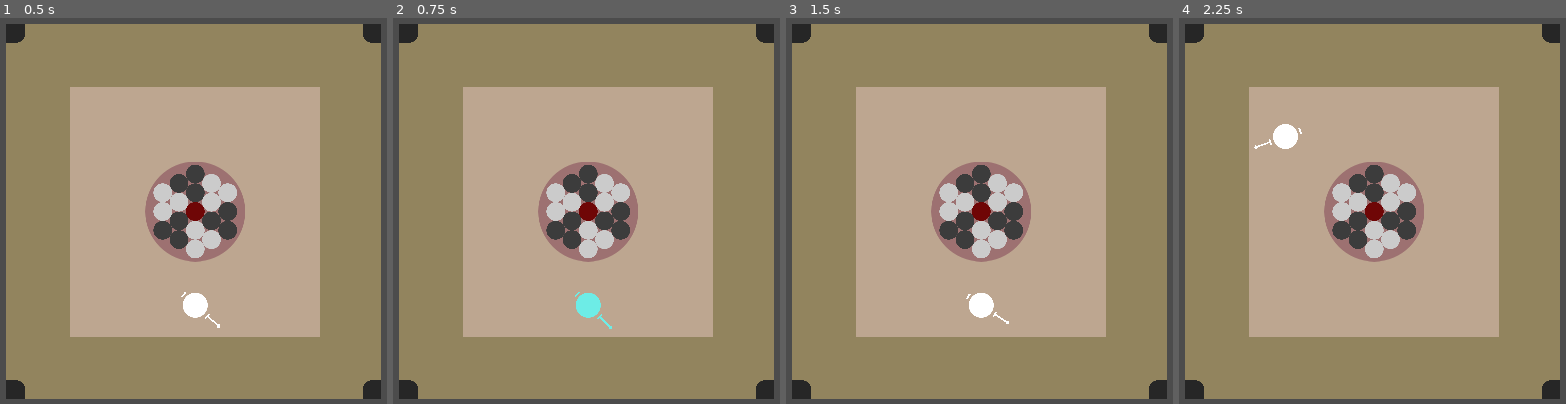
Above: before the commit, frames 1-4 (left to right).
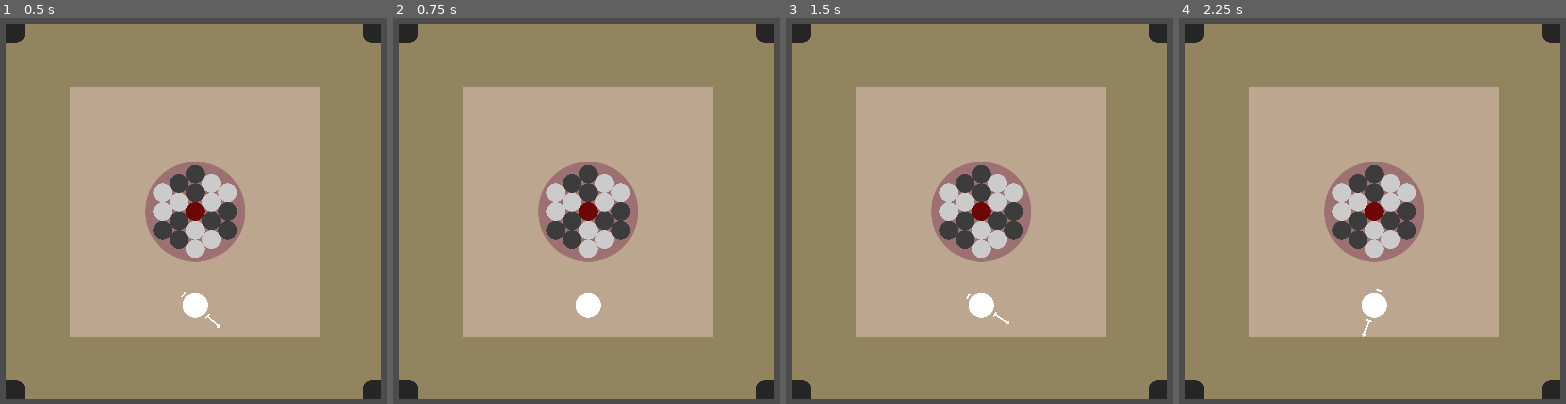
Above: after the commit, the same moments.

Repository: Ajver/Carrom
Game: Godot game, scene res://Scenes/Main/Main.tscn
Two runs of this game, one before a commit and one after it. Both use one fixed random seed, a clock stepped at 60 frames per second and the inputs below.
Inputs (mouse positions are in pixels of both pictures, inside the frame that each line leads up to):
- Up to frame 1 (0.5 s): no input
- Up to frame 2 (0.75 s): tap Enter at 0.5 s; move the mouse to (586, 303) at 0.52 s; click (586, 303) at 0.6 s
- Up to frame 3 (1.5 s): tap Space at 1.25 s; move the mouse to (820, 199) at 1.27 s; hold S from 1.28 s (still down); click (820, 199) at 1.35 s
- Up to frame 4 (2.25 s): tap Enter at 2 s; move the mouse to (1453, 75) at 2.02 s; release S at 2.03 s; hold Q from 2.03 s (still down)

Frame 1 is identical in both runs. In frame 2, 0.4% of the frame differs, in the area x 47-57%, y 70-81%; in frame 3, nothing differs; in frame 4, 0.7%, in the area x 19-54%, y 27-83%.

Commit message:
not allowing playing in wrong area

Diff:
--- a/Scenes/Disks/MainDisk.gd
+++ b/Scenes/Disks/MainDisk.gd
@@ -7,12 +7,10 @@
 onready var area = $Area2D
 onready var pointer = $Pointer
 
-var previous_position : Vector2
-
-var COLORS = [
-	Color8(110, 237, 231),
-	Color8(110, 237, 182)
-]
+var COLORS = {
+	"valid_area": Color8(255, 255, 255),
+	"wrong_area": Color8(207, 19, 19)
+}
 
 func _input(event) -> void:
 	if mode == MODE_RIGID:
@@ -23,27 +21,24 @@
 
 	if is_holded:
 		if event is InputEventMouseMotion:
-			area.global_position = event.position
+			global_position = event.position
 		elif Input.is_action_just_released("grab"):
 			is_holded = false
-			modulate = COLORS[0]
-			area.position = Vector2.ZERO
 	elif is_mouse_in:
 		if Input.is_action_just_pressed("grab"):
 			is_holded = true
 
 func _physics_process(delta) -> void:
-	previous_position = global_position
-
 	var areas = area.get_overlapping_areas()
 	if areas.size() == 0:
 		on_right_area = true
-		if mode == MODE_KINEMATIC and not is_holded:
-			pointer.show()
+		modulate = COLORS["valid_area"]
+		#if mode == MODE_KINEMATIC and not is_holded:
+		#	pointer.show()
 		var bodies = area.get_overlapping_bodies()
 		if bodies.size() == 0:
-			global_position = area.global_position
-			area.position = Vector2.ZERO
+			# OK!
+			pass
 	else:
 		pointer.hide()
 		on_right_area = false
@@ -54,7 +49,6 @@
 	if mode == MODE_RIGID:
 		return
 
-	modulate = COLORS[1]
 	pointer.hide()
 
 func _on_Mouse_exited() -> void:
@@ -62,9 +56,6 @@
 
 	if mode == MODE_RIGID:
 		return
-
-	if not is_holded:
-		modulate = COLORS[0]
 
 	if on_right_area:
 		pointer.show()
@@ -79,7 +70,16 @@
 	if mode == MODE_RIGID:
 		return
 
-	global_position = previous_position
+	modulate = COLORS["wrong_area"]
+
+func _on_wrong_area_exited(area):
+	if mode == MODE_RIGID:
+		return
+
+	if not on_right_area:
+		return
+
+	modulate = COLORS["valid_area"]
 
 func is_on_right_area() -> bool:
 	return on_right_area
@@ -91,8 +91,9 @@
 func enter_prepare_mode() -> void:
 	mode = MODE_KINEMATIC
 
-	if is_mouse_in:
-		return
-
 	if on_right_area:
+		if is_mouse_in:
+			return
 		pointer.show()
+	else:
+		modulate = COLORS["wrong_area"]
--- a/Scenes/Disks/MainDisk.tscn
+++ b/Scenes/Disks/MainDisk.tscn
@@ -76,6 +76,7 @@
 [node name="StringStartPosition" type="Position2D" parent="Pointer"]
 
 [connection signal="area_entered" from="Area2D" to="." method="_on_Area2D_area_entered"]
+[connection signal="area_exited" from="Area2D" to="." method="_on_wrong_area_exited"]
 [connection signal="body_entered" from="Area2D" to="." method="_on_Area2D_body_entered"]
 [connection signal="mouse_entered" from="Area2D" to="." method="_on_Mouse_entered"]
 [connection signal="mouse_exited" from="Area2D" to="." method="_on_Mouse_exited"]
